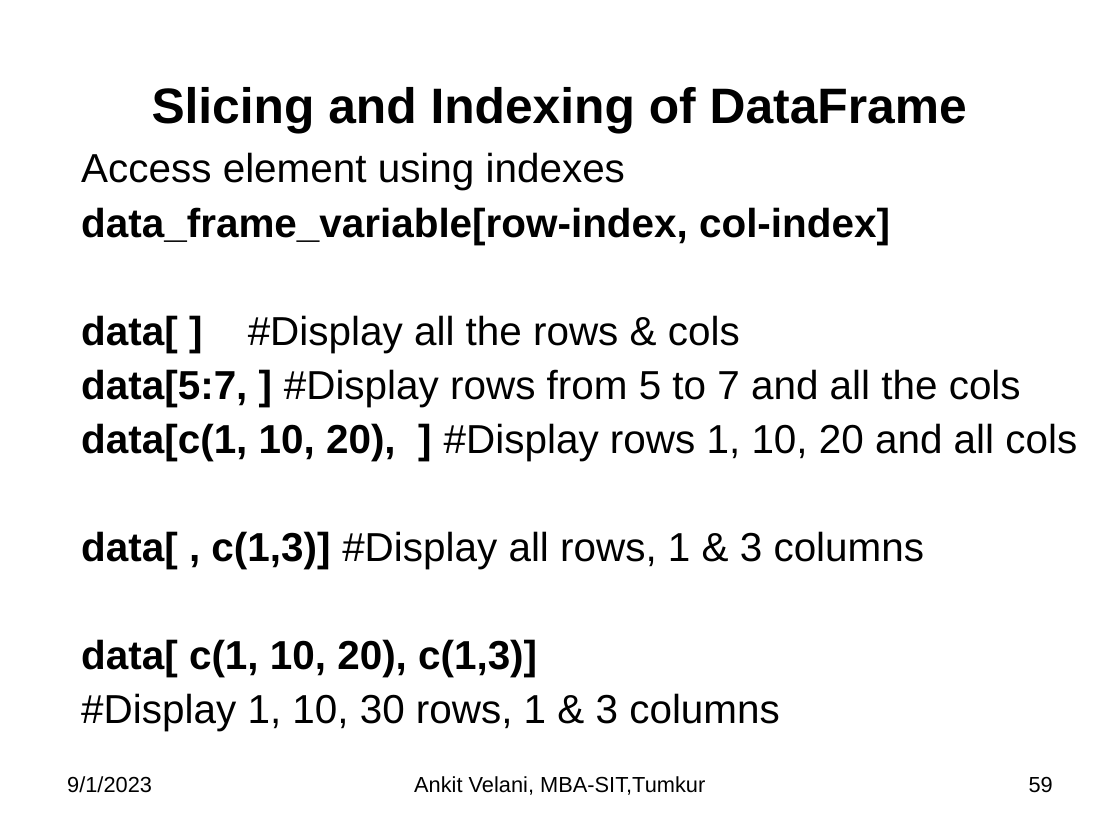
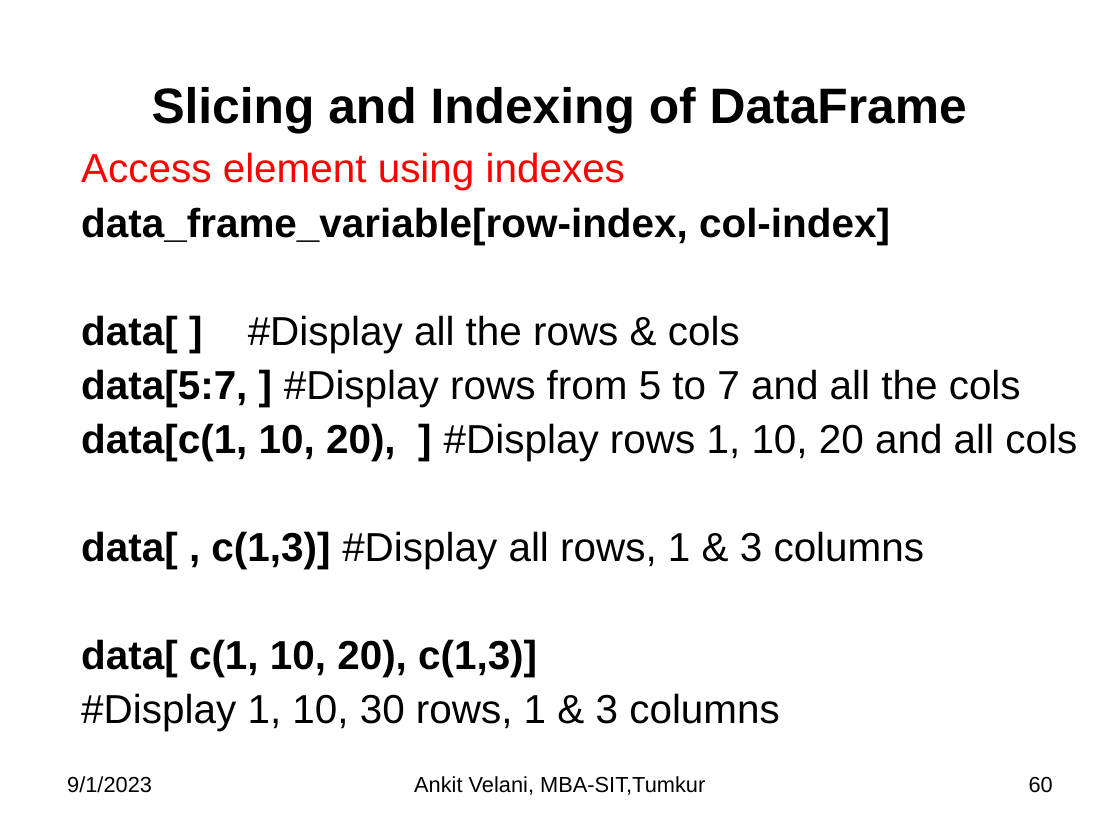
Before and after one commit to sitmbadept/sitmbadept.github.io, a slide deck: slide 60 of 2023/UNIT_3/UNIT-3-R-PART_2.pptx (slide 59 before the commit). Drawn at 1120x840 pixels with LibreOffice and Linux fonts; fonts in the diff are those of the drawing. Boxes give left, top, right and bottom in pixels: in the first picture for what was removed or moved away, otherwise in the second. Text is boxed around its words. In the diff, an @@ line names an element or a change of style, - is before the commit and + after.

```diff
--- a/2023/UNIT_3/UNIT-3-R-PART_2.pptx
+++ b/2023/UNIT_3/UNIT-3-R-PART_2.pptx
@@ text at (81, 152, 625, 190): text colour #000000 to #FF0000 in "Access element using indexes" @@
@@ page number at (1029, 776, 1053, 793): text changed @@
-59
+60
```
Also in this commit, not shown: 6 other slides changed, 1 slide added, 1 other file.
